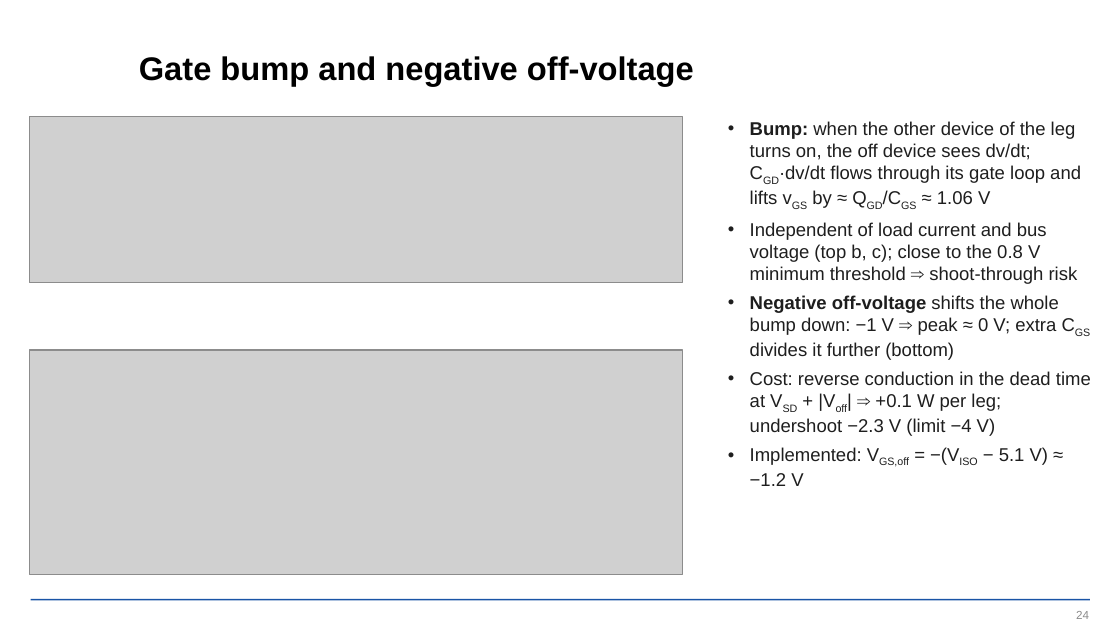
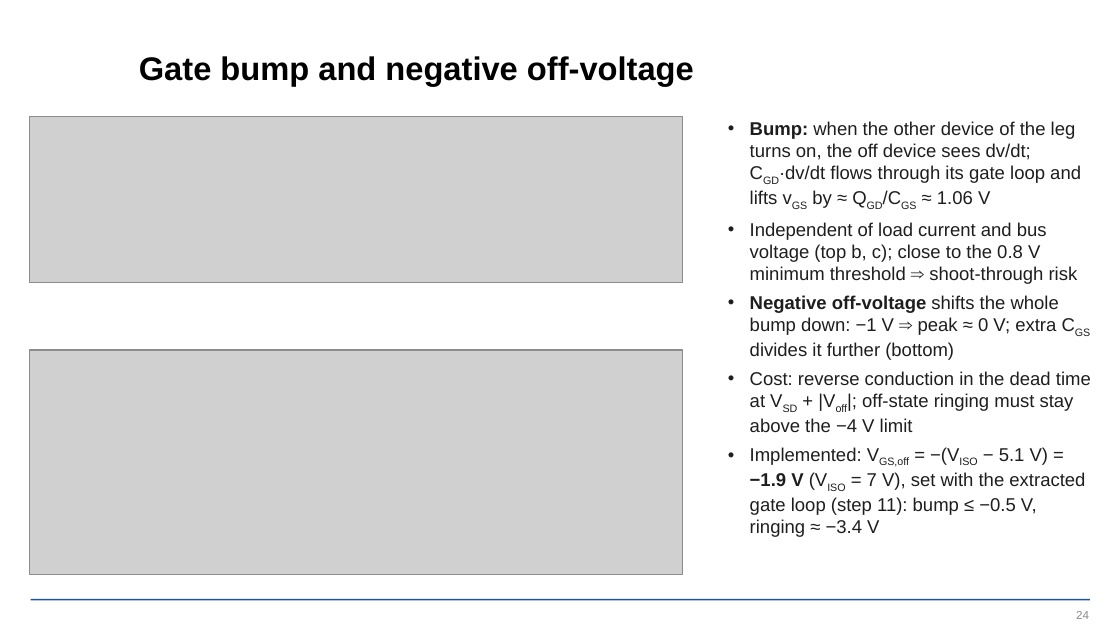
Before and after one commit to EnesAyaz/KTH, a slide deck: slide 24 of PCB-Design/reports/slides/spb_revb_design_flow.pptx. Drawn at 1120x630 pixels with LibreOffice and Linux fonts; fonts in the diff are those of the drawing; grey boxes stand for pictures; background and template pictures are left out. Boxes give left, top, right and bottom in pixels: in the first picture for what was removed or moved away, otherwise in the second. Text is boxed around its words. In the diff, an @@ line names an element or a change of style, - is before the commit and + after.

```diff
--- a/PCB-Design/reports/slides/spb_revb_design_flow.pptx
+++ b/PCB-Design/reports/slides/spb_revb_design_flow.pptx
@@ text at (750,371,1091,537): text changed @@
-• Cost: reverse conduction in the dead time at VSD + |Voff| ⇒ +0.1 W per leg; undershoot −2.3 V (limit −4 V)
-• Implemented: VGS,off = −(VISO − 5.1 V) ≈ −1.2 V
+• Cost: reverse conduction in the dead time at VSD + |Voff|; off-state ringing must stay above the −4 V limit
+• Implemented: VGS,off = −(VISO − 5.1 V) = −1.9 V (VISO = 7 V), set with the extracted gate loop (step 11): bump ≤ −0.5 V, ringing ≈ −3.4 V
```
Also in this commit, not shown: 8 other slides changed, 2 slides added, 32 other files.
